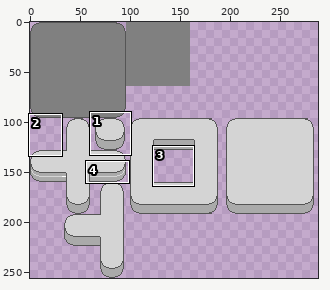
File history of a pixel-art file, resource/image/tileset.ase. The picture above shows the old version from afar; the outline marks the close-up.
Close-up. Old version:
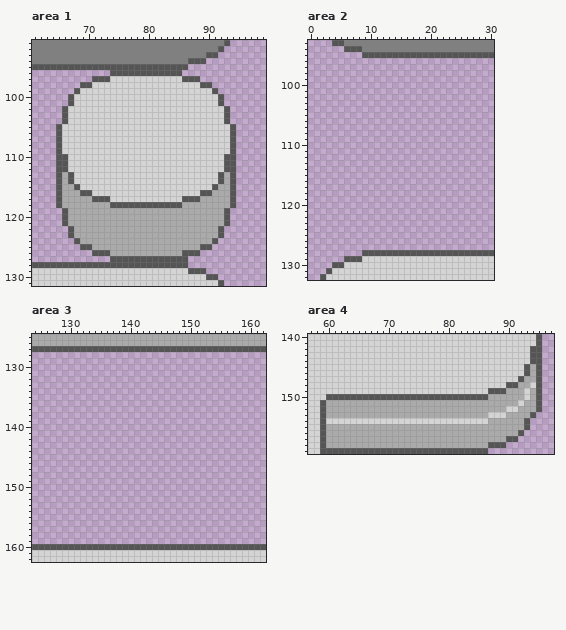
288x256 pixels, 1 frame. Shown: area 1: x 61..99, y 91..131; area 2: x 0..30, y 93..132; area 3: x 124..162, y 125..162; area 4: x 57..97, y 140..159. The commit also changed other parts of the picture, which this record leaves out.
The result:
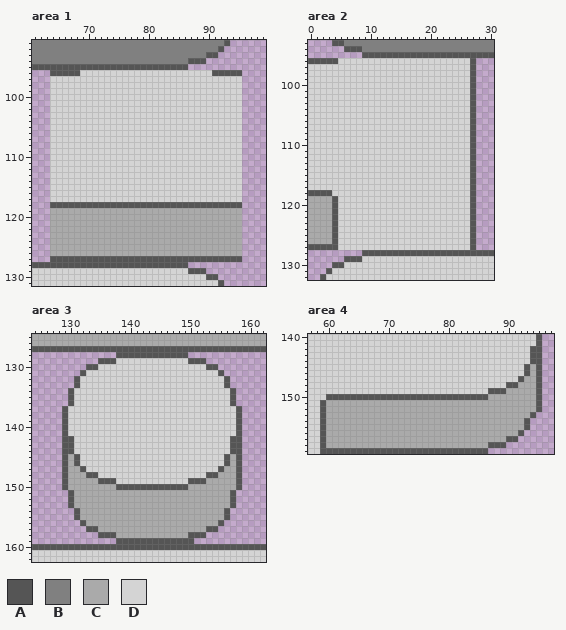
Palette (. is transparent): A #555555  B #808080  C #aaaaaa  D #d4d4d4
Edits made:
layer "feature" now hidden
Changed rows in their new state; - is an unchanged pixel.
Area 1, layer "base":
first column x 64:
 96 AAAAADDDDDDDDDDDDDDDDDDDDDDAAAAA
 97 DDDDDDDDDD------------DDDDDDDDDD
 98 DDDDDDD------------------DDDDDDD
 99 DDDDD----------------------DDDDD
100 DDDD------------------------DDDD
101 DDDD------------------------DDDD
102 DDD--------------------------DDD
103 DDD--------------------------DDD
104 DDD--------------------------DDD
105 DD----------------------------DD
106 DD----------------------------DD
107 DD----------------------------DD
108 DD----------------------------DD
109 DD----------------------------DD
110 DDD--------------------------DDD
111 DDD--------------------------DDD
112 DDD--------------------------DDD
113 DDDD------------------------DDDD
114 DDDD------------------------DDDD
115 DDDDD----------------------DDDDD
116 DDDDDDD------------------DDDDDDD
117 DDDDDDDDDD------------DDDDDDDDDD
118 A-AAAAAAAA------------AAAAAAAA-A
119 CCC--------------------------CCC
120 CCC--------------------------CCC
121 CCC--------------------------CCC
122 CCCC------------------------CCCC
123 CCCC------------------------CCCC
124 CCCCC----------------------CCCCC
125 CCCCCCC------------------CCCCCCC
126 CCCCCCCCCC------------CCCCCCCCCC
127 AAAAAAAAAA-------------AAAAAAAAA
Area 2, layer "base":
first column x 0:
 96 AAAAADDDDDDDDDDDDDDDDDDDDDDA
 97 DDDDDDDDDDDDDDDDDDDDDDDDDDDA
 98 DDDDDDDDDDDDDDDDDDDDDDDDDDDA
 99 DDDDDDDDDDDDDDDDDDDDDDDDDDDA
100 DDDDDDDDDDDDDDDDDDDDDDDDDDDA
101 DDDDDDDDDDDDDDDDDDDDDDDDDDDA
102 DDDDDDDDDDDDDDDDDDDDDDDDDDDA
103 DDDDDDDDDDDDDDDDDDDDDDDDDDDA
104 DDDDDDDDDDDDDDDDDDDDDDDDDDDA
105 DDDDDDDDDDDDDDDDDDDDDDDDDDDA
106 DDDDDDDDDDDDDDDDDDDDDDDDDDDA
107 DDDDDDDDDDDDDDDDDDDDDDDDDDDA
108 DDDDDDDDDDDDDDDDDDDDDDDDDDDA
109 DDDDDDDDDDDDDDDDDDDDDDDDDDDA
110 DDDDDDDDDDDDDDDDDDDDDDDDDDDA
111 DDDDDDDDDDDDDDDDDDDDDDDDDDDA
112 DDDDDDDDDDDDDDDDDDDDDDDDDDDA
113 DDDDDDDDDDDDDDDDDDDDDDDDDDDA
114 DDDDDDDDDDDDDDDDDDDDDDDDDDDA
115 DDDDDDDDDDDDDDDDDDDDDDDDDDDA
116 DDDDDDDDDDDDDDDDDDDDDDDDDDDA
117 DDDDDDDDDDDDDDDDDDDDDDDDDDDA
118 AAAADDDDDDDDDDDDDDDDDDDDDDDA
119 CCCCADDDDDDDDDDDDDDDDDDDDDDA
120 CCCCADDDDDDDDDDDDDDDDDDDDDDA
121 CCCCADDDDDDDDDDDDDDDDDDDDDDA
122 CCCCADDDDDDDDDDDDDDDDDDDDDDA
123 CCCCADDDDDDDDDDDDDDDDDDDDDDA
124 CCCCADDDDDDDDDDDDDDDDDDDDDDA
125 CCCCADDDDDDDDDDDDDDDDDDDDDDA
126 CCCCADDDDDDDDDDDDDDDDDDDDDDA
127 AAAAADDDDDDDDDDDDDDDDDDDDDDA
Area 3, layer "base":
first column x 129:
128 ---------AAAAAAAAAAAA---------
129 ------AAADDDDDDDDDDDDAAA------
130 ----AADDDDDDDDDDDDDDDDDDAA----
131 ---ADDDDDDDDDDDDDDDDDDDDDDA---
132 --ADDDDDDDDDDDDDDDDDDDDDDDDA--
133 --ADDDDDDDDDDDDDDDDDDDDDDDDA--
134 -ADDDDDDDDDDDDDDDDDDDDDDDDDDA-
135 -ADDDDDDDDDDDDDDDDDDDDDDDDDDA-
136 -ADDDDDDDDDDDDDDDDDDDDDDDDDDA-
137 ADDDDDDDDDDDDDDDDDDDDDDDDDDDDA
138 ADDDDDDDDDDDDDDDDDDDDDDDDDDDDA
139 ADDDDDDDDDDDDDDDDDDDDDDDDDDDDA
140 ADDDDDDDDDDDDDDDDDDDDDDDDDDDDA
141 ADDDDDDDDDDDDDDDDDDDDDDDDDDDDA
142 AADDDDDDDDDDDDDDDDDDDDDDDDDDAA
143 AADDDDDDDDDDDDDDDDDDDDDDDDDDAA
144 AADDDDDDDDDDDDDDDDDDDDDDDDDDAA
145 ACADDDDDDDDDDDDDDDDDDDDDDDDACA
146 ACADDDDDDDDDDDDDDDDDDDDDDDDACA
147 ACCADDDDDDDDDDDDDDDDDDDDDDACCA
148 ACCCAADDDDDDDDDDDDDDDDDDAACCCA
149 ACCCCCAAADDDDDDDDDDDDAAACCCCCA
150 ACCCCCCCCAAAAAAAAAAAACCCCCCCCA
151 -ACCCCCCCCCCCCCCCCCCCCCCCCCCA-
152 -ACCCCCCCCCCCCCCCCCCCCCCCCCCA-
153 -ACCCCCCCCCCCCCCCCCCCCCCCCCCA-
154 --ACCCCCCCCCCCCCCCCCCCCCCCCA--
155 --ACCCCCCCCCCCCCCCCCCCCCCCCA--
156 ---ACCCCCCCCCCCCCCCCCCCCCCA---
157 ----AACCCCCCCCCCCCCCCCCCAA----
158 ------AAACCCCCCCCCCCCAAA------
159 ---------AAAAAAAAAAAAA--------
Area 4:
first column x 60:
148 ----------------------------------C
149 ---------------------------------C-
150 ---------------------------------C-
151 --------------------------------C--
152 ------------------------------CC---
153 ---------------------------CCC-----
154 CCCCCCCCCCCCCCCCCCCCCCCCCCC--------
Pixel boxes of the changes (left, top, right, bottom) in both close-ups:
changed: (50, 70, 242, 262)
added: (308, 58, 476, 250)
added: (62, 352, 242, 544)
changed: (326, 382, 536, 424)
